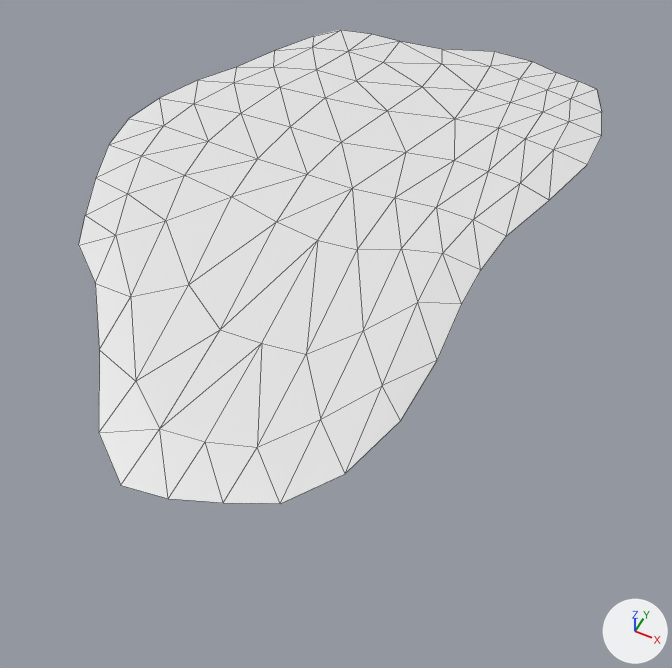
Before and after pictures for a commit that changed the FBX model Assets/Geometry/Sandbank3.fbx.
One viewpoint serves both versions: a 50 mm lens placed at (109.0, -227.0, 198.0), pointed at (17.0, -42.0, -33.0). Every picture has the same lights, and +X, +Y and +Z are marked at lower right. Mesh edges are drawn as thin lines. Where no turn or scale is listed for an object, it has been applied to the vertices.

Names of what the first picture shows: 'Sandbank3'.
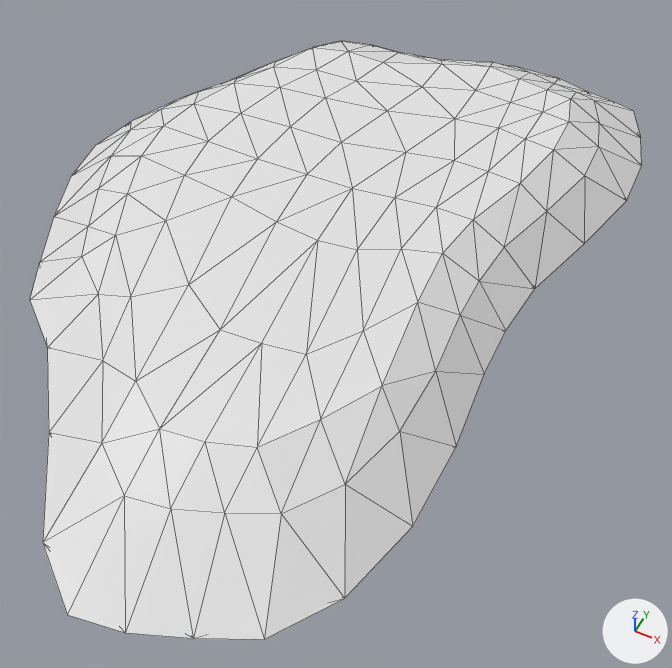
Boxes (x1, y1, x2, y2) around the edits, measured in the pictures (672 x 668 px):
'Sandbank3', reshaped (17% wider, 26% taller)
    before: (79, 30, 602, 504)
    after: (30, 40, 642, 639)

The edits, one by one:
me_plane_001 is used by ob_sandbank3; location (0.0, 0.0, 0.0).
me_plane_001 had 100 vertices, 162 faces and spanned x -84.0..71.0, y -137.0..94.0, z -2.0..2.0.
me_plane_001 now has 136 vertices, 268 faces and spans x -102.0..87.0, y -166.0..115.0, z -20.0..2.0.
Part 1, on me_plane_001:
4 vertices are removed from x -84.0..62.0, y -137.0..87.0, z -2.0..-1.0.
9 faces are deleted.
25 vertices in x -81.0..71.0, y -135.0..94.0, z -2.0..-1.0 move by (0.0, 0.0, -5.0).
7 vertices in x -59.0..59.0, y -109.0..91.0, z -2.0 move by (0.0, 0.0, -4.0).
40 vertices are added at x -102.0..87.0, y -166.0..115.0, z -20.0..-6.0.
115 new faces join them.
